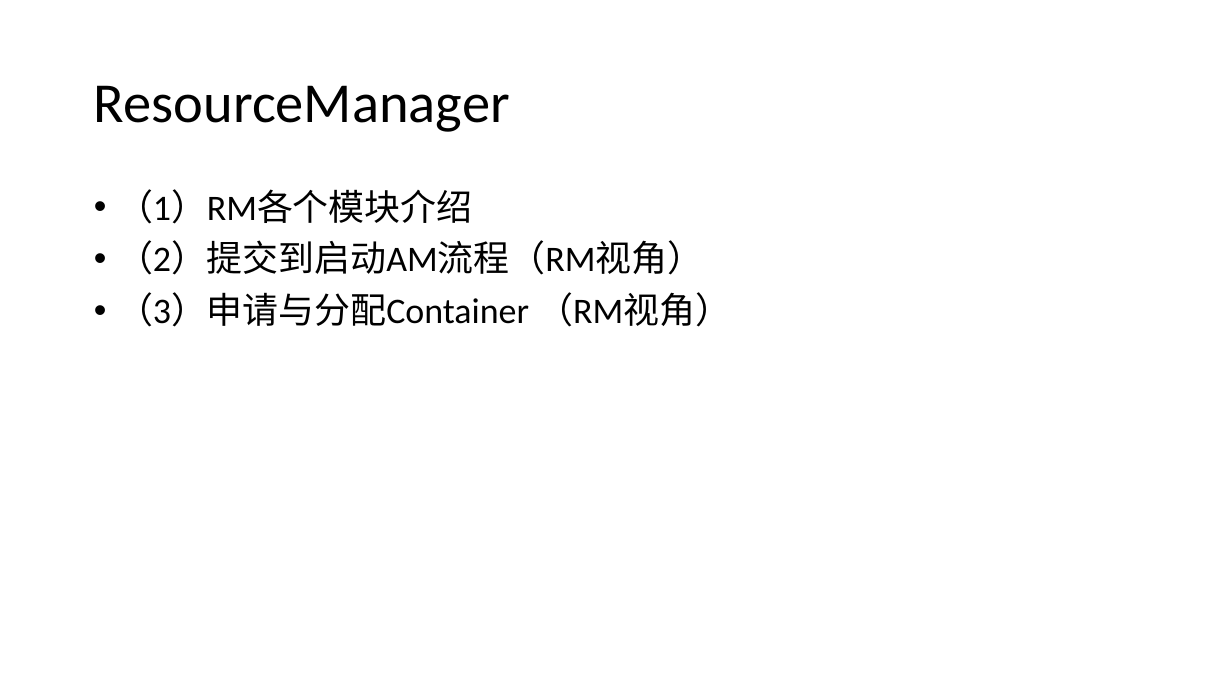
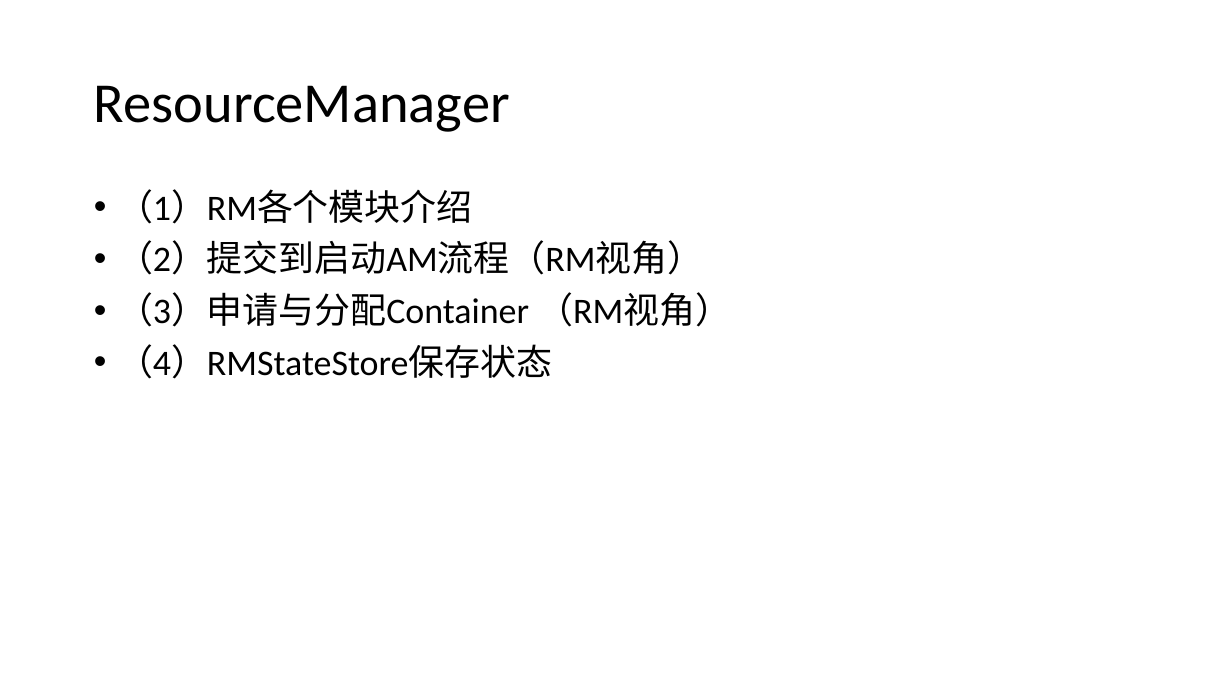
Before and after one commit to loull521/hadoop-yarn-src-read, a slide deck: slide 32 of ppt/Hadoop_2.4.1_YARN_source_code_read.pptx. Drawn at 1232x693 pixels with LibreOffice and Linux fonts; fonts in the diff are those of the drawing. Boxes give left, top, right and bottom in pixels: in the first picture for what was removed or moved away, otherwise in the second. Text is boxed around its words. In the diff, an @@ line names an element or a change of style, - is before the commit and + after.

```diff
--- a/ppt/Hadoop_2.4.1_YARN_source_code_read.pptx
+++ b/ppt/Hadoop_2.4.1_YARN_source_code_read.pptx
@@ text at <box>117,344,552,379</box>: paragraph added @@
+• （4）RMStateStore保存状态
```
Also in this commit, not shown: 1 other slide changed, 2 slides removed, 1 other file.
